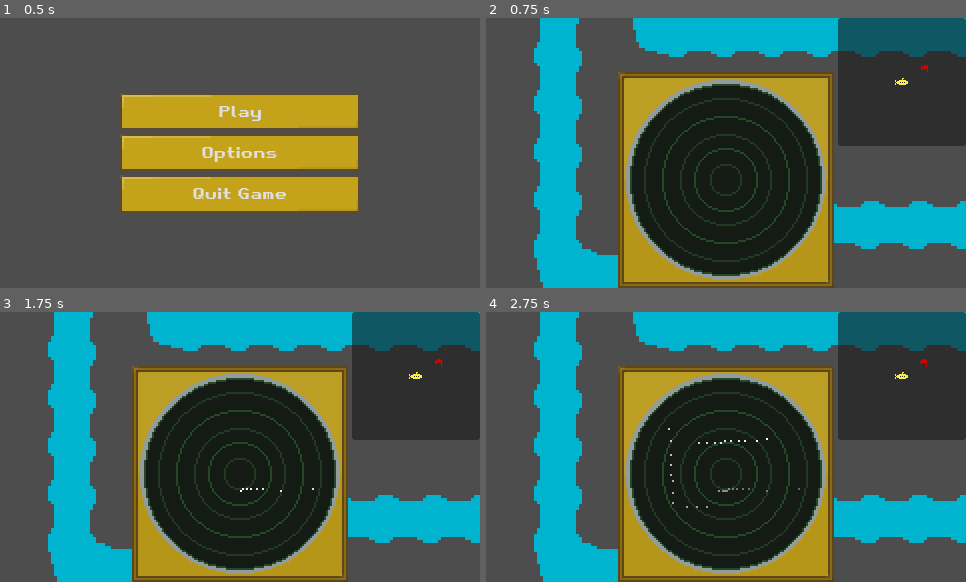
Above: before the commit, frames 1-4 (two rows, left to right).
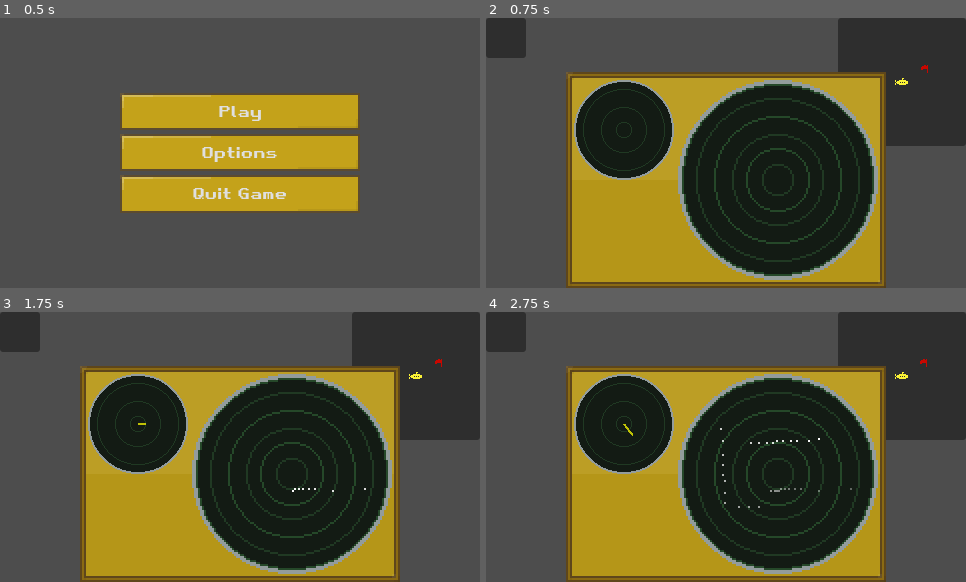
Above: after the commit, the same moments.

Repository: sparkworm/SonarScramble
Game: Godot game, scene res://scenes/main.tscn
Two runs of this game, one before a commit and one after it. Both use one fixed random seed, a clock stepped at 60 frames per second and the inputs below. The engine's default icon, where the game draws it, is replaced by a stand-in: a white triangle on a blue panel in a dark square.
Inputs:
- Up to frame 1 (0.5 s): no input
- Up to frame 2 (0.75 s): click "Play" at 0.5 s
- Up to frame 3 (1.75 s): tap Enter at 1.25 s; hold D (move_right) from 1.28 s (still down); tap Space (scan) at 1.35 s
- Up to frame 4 (2.75 s): tap Space (scan) at 2, 2.1 s; release D (move_right) at 2.03 s; hold S (move_down) from 2.03 s (still down)

Frame 1 is identical in both runs. In frame 2, 54% of the frame differs, in the area x 0-100%, y 0-100%; in frame 3, 54%; in frame 4, 54%.

Commit message:
Added speedometer

Diff:
--- a/scenes/inherited/level.tscn
+++ b/scenes/inherited/level.tscn
@@ -6,16 +6,20 @@
 [ext_resource type="PackedScene" uid="uid://776gdghe8ftc" path="res://scenes/sonar/sonar.tscn" id="4_pa7re"]
 [ext_resource type="Theme" uid="uid://bfx602mu5pdlo" path="res://visuals/ui/ui_theme.tres" id="5_curqo"]
 [ext_resource type="PackedScene" uid="uid://pfxbewe666f6" path="res://scenes/sonar/sonar_display.tscn" id="5_fqigm"]
+[ext_resource type="PackedScene" uid="uid://c4y1sqkdcd530" path="res://scenes/speedometer/speedometer.tscn" id="7_qgi4t"]
 
 [node name="Level" type="Node"]
 script = ExtResource("1_jr5w7")
 
 [node name="Camera2D" type="Camera2D" parent="."]
+visible = false
 zoom = Vector2(3, 3)
 
 [node name="Terrain" parent="." instance=ExtResource("2_btskq")]
+visible = false
 
 [node name="PlayerSubmarine" parent="." instance=ExtResource("3_qdnrg")]
+visible = false
 
 [node name="Sonar" parent="PlayerSubmarine" instance=ExtResource("4_pa7re")]
 
@@ -52,11 +56,23 @@
 grow_vertical = 0
 theme = ExtResource("5_curqo")
 
-[node name="SonarDisplay" parent="CanvasLayer/PanelContainer" node_paths=PackedStringArray("sonar") instance=ExtResource("5_fqigm")]
+[node name="HBoxContainer" type="HBoxContainer" parent="CanvasLayer/PanelContainer"]
 layout_mode = 2
-sonar = NodePath("../../../PlayerSubmarine/Sonar")
+
+[node name="Speedometer" parent="CanvasLayer/PanelContainer/HBoxContainer" node_paths=PackedStringArray("player") instance=ExtResource("7_qgi4t")]
+layout_mode = 2
+player = NodePath("../../../../PlayerSubmarine")
+
+[node name="SonarDisplay" parent="CanvasLayer/PanelContainer/HBoxContainer" node_paths=PackedStringArray("sonar") instance=ExtResource("5_fqigm")]
+layout_mode = 2
+sonar = NodePath("../../../../PlayerSubmarine/Sonar")
+
+[node name="Speedometer" type="PanelContainer" parent="CanvasLayer"]
+offset_right = 40.0
+offset_bottom = 40.0
 
 [node name="WinZone" type="Area2D" parent="."]
+visible = false
 collision_layer = 16
 collision_mask = 2
 
--- a/scenes/main.tscn
+++ b/scenes/main.tscn
@@ -1,8 +1,7 @@
-[gd_scene load_steps=5 format=3 uid="uid://3d1bx4l8ymr8"]
+[gd_scene load_steps=4 format=3 uid="uid://3d1bx4l8ymr8"]
 
 [ext_resource type="Script" path="res://scenes/main.gd" id="1_pm0q6"]
 [ext_resource type="PackedScene" uid="uid://dhiyq3vdqtigr" path="res://scenes/transitional/main_menu.tscn" id="2_ik4dj"]
-[ext_resource type="PackedScene" uid="uid://d4gdjj2oehmvc" path="res://scenes/levels/level_1.tscn" id="3_3nwwq"]
 [ext_resource type="PackedScene" uid="uid://b6s8t0kcnu8e1" path="res://scenes/ui/pause_menu.tscn" id="4_1rv61"]
 
 [node name="Main" type="Node"]
@@ -11,7 +10,6 @@
 [node name="CurrentSceneParent" type="Node" parent="."]
 
 [node name="MainMenu" parent="CurrentSceneParent" instance=ExtResource("2_ik4dj")]
-first_level = ExtResource("3_3nwwq")
 
 [node name="CanvasLayer" type="CanvasLayer" parent="."]
 layer = 2
--- /dev/null
+++ b/scenes/speedometer/speedometer.gd
@@ -0,0 +1,21 @@
+class_name Speedometer
+extends Control
+
+@export var player: CharacterBody2D
+@export var scale_factor: float = 1
+@export var line_max_length: float = 48
+@export var update_wait_time: float = 0.05
+
+@onready var speed_line: Line2D = %SpeedLine
+
+func _ready() -> void:
+	%UpdateTimer.wait_time = update_wait_time
+	%UpdateTimer.start()
+
+func update_velocity(new_velocity: Vector2) -> void:
+	new_velocity /= scale_factor
+	speed_line.points[1].x = min(line_max_length, new_velocity.length())
+	speed_line.rotation = new_velocity.angle()
+
+func _on_update_timer_timeout():
+	update_velocity(player.velocity)
--- /dev/null
+++ b/scenes/speedometer/speedometer.tscn
@@ -0,0 +1,33 @@
+[gd_scene load_steps=3 format=3 uid="uid://c4y1sqkdcd530"]
+
+[ext_resource type="Script" path="res://scenes/speedometer/speedometer.gd" id="1_kxypv"]
+[ext_resource type="Texture2D" uid="uid://dw3nyofkako6o" path="res://visuals/sprites/speedometer001.png" id="2_4yc37"]
+
+[node name="Speedometer" type="Control"]
+custom_minimum_size = Vector2(100, 100)
+layout_mode = 3
+anchors_preset = 15
+anchor_right = 1.0
+anchor_bottom = 1.0
+offset_right = -380.0
+offset_bottom = -170.0
+grow_horizontal = 2
+grow_vertical = 2
+script = ExtResource("1_kxypv")
+
+[node name="Node2D" type="Node2D" parent="."]
+position = Vector2(50, 50)
+
+[node name="Sprite2D" type="Sprite2D" parent="Node2D"]
+texture = ExtResource("2_4yc37")
+
+[node name="SpeedLine" type="Line2D" parent="Node2D"]
+unique_name_in_owner = true
+points = PackedVector2Array(0, 0, 27.44, 0)
+width = 2.0
+default_color = Color(1, 1, 0, 0.729412)
+
+[node name="UpdateTimer" type="Timer" parent="."]
+unique_name_in_owner = true
+
+[connection signal="timeout" from="UpdateTimer" to="." method="_on_update_timer_timeout"]
Not shown: 1 places in scenes/inherited/level.tscn that only renumber resources
Binary file added: visuals/sprites/speedometer001.png
Not shown, added: visuals/sprites/speedometer001.png.import
Binary file added: visuals/to_import/speedometer001.ase
